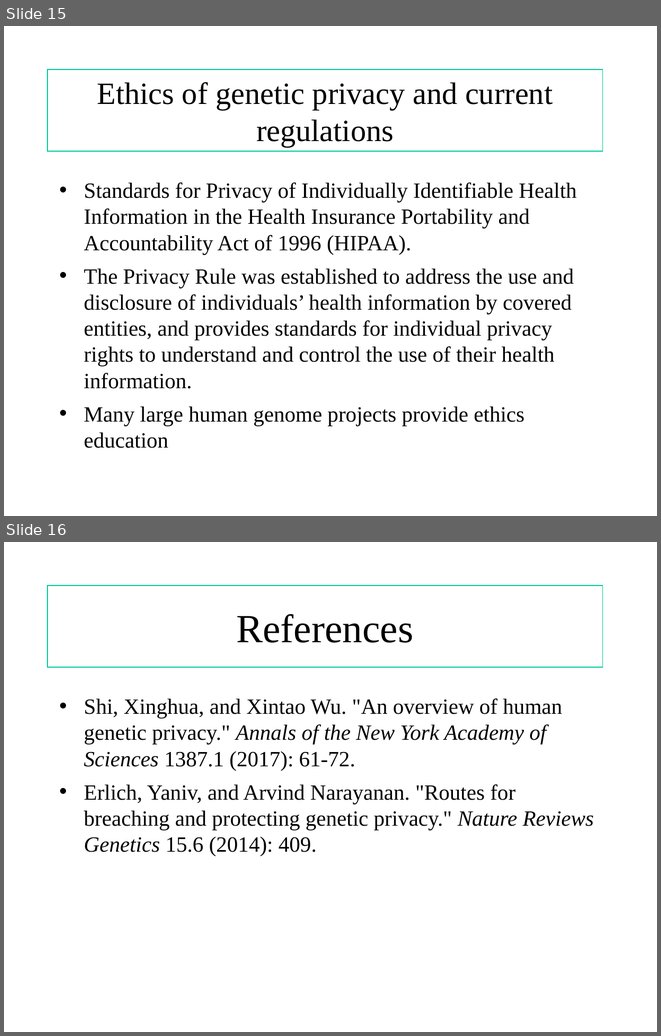
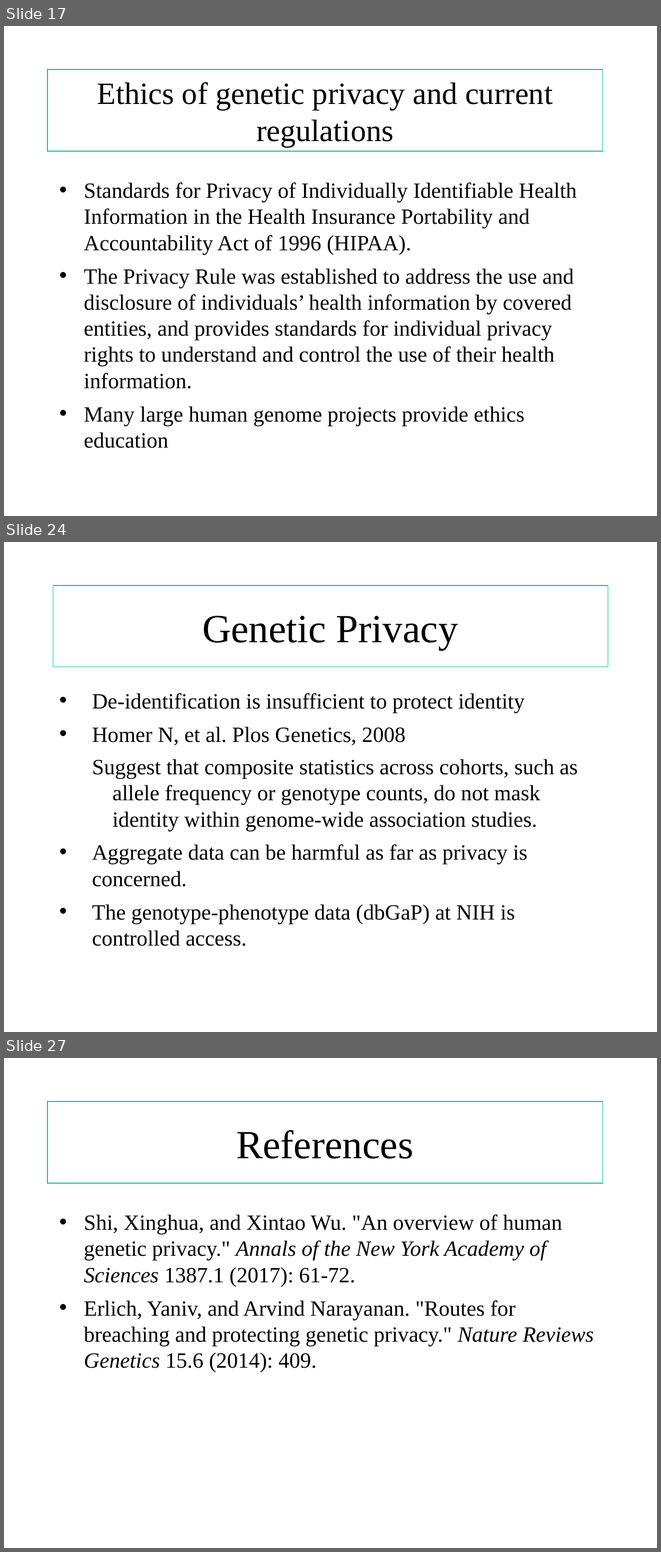
Before and after one commit to shilab/Genetic-Privacy-, a slide deck: risks and ethics.ppt. Shown one above the other, each under a label of ours: slides 15 and 16 before the commit, slides 17, 24 and 27 after it; the slides between them are not shown. The pictures are 661x1036 and 661x1552 pixels, drawn with LibreOffice and Linux fonts; fonts in the diff are those of the drawing. Boxes give left, top, right and bottom in pixels: in the first picture for what was removed or moved away, otherwise in the second. Text is boxed around its words. In the diff, an @@ line names an element or a change of style, - is before the commit and + after.

```diff
--- a/risks and ethics.ppt
+++ b/risks and ethics.ppt
@@ slide 24 added at [4, 542, 657, 1032], background #FFFFFF @@
@@ title added at [53, 586, 608, 668], outline #00CC99 0.74 pt, 44 pt, text #000000 @@
+Genetic Privacy
@@ text added at [92, 693, 577, 946], 24 pt, text #000000 @@
+• De-identification is insufficient to protect identity
+• Homer N, et al. Plos Genetics, 2008
+  Suggest that composite statistics across cohorts, such as allele frequency or genotype counts, do not mask identity within genome-wide association studies.
+• Aggregate data can be harmful as far as privacy is concerned.
+• The genotype-phenotype data (dbGaP) at NIH is controlled access.
@@ what was slide 15 is now slide 17 @@
@@ what was slide 16 is now slide 27 @@
```
Also in this commit, not shown: 10 other slides added.
